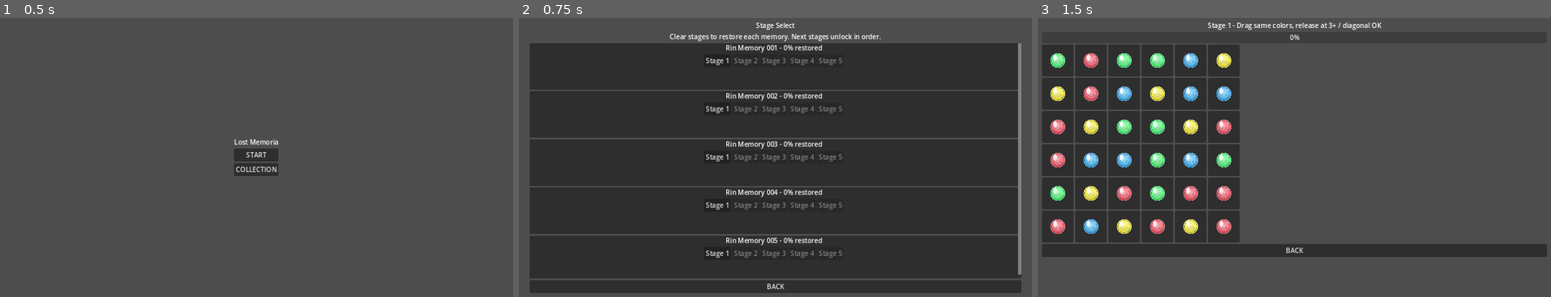
Above: before the commit, frames 1-3 (left to right).
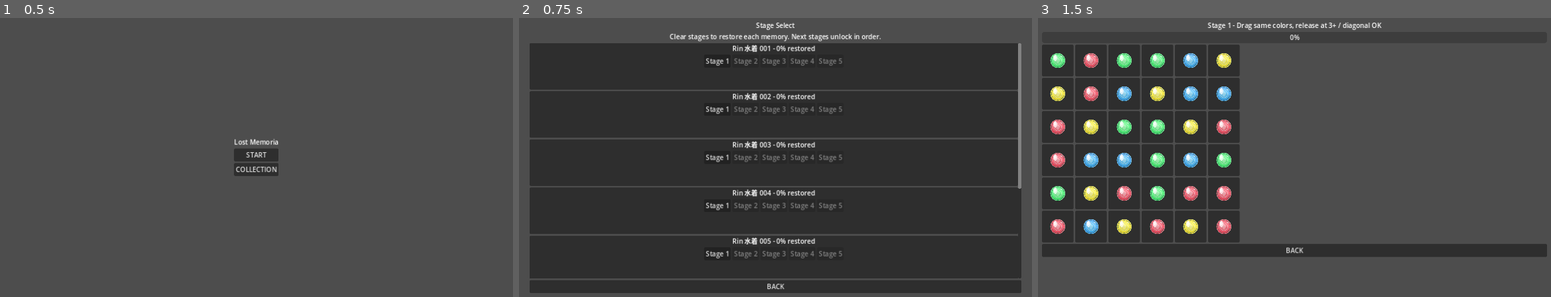
Above: after the commit, the same moments.

Repository: uzupiyo/Lost-Memoria
Game: Godot game, scene res://scenes/title/title.tscn
Same seed, same stepped clock (60 frames per second), same inputs: the game is played once before the commit and once after it.
Inputs:
- Up to frame 1 (0.5 s): no input
- Up to frame 2 (0.75 s): click "START" at 0.5 s
- Up to frame 3 (1.5 s): click "Stage 1" at 1.25 s

Frame 1 is identical in both runs. In frame 2, 2.3% of the frame differs, in the area x 36-98%, y 9-93%; in frame 3, nothing differs.

Commit message:
Organize still definitions by character and situation

Diff:
--- a/scripts/game_state.gd
+++ b/scripts/game_state.gd
@@ -2,37 +2,71 @@
 
 const STILL_STAGE_COUNT: int = 5
 
-var selected_still_id: String = "rin_001"
+var selected_still_id: String = "rin_swimsuit_001"
 var selected_stage_index: int = 0
 
 var stills: Dictionary = {
-	"rin_001": {
-		"title": "Rin Memory 001",
-		"image_path": "res://assets/stills/rin/Rin001.png",
+	"rin_swimsuit_001": {
+		"character": "Rin",
+		"situation": "水着",
+		"title": "Rin 水着 001",
+		"image_path": "res://assets/stills/Rin/水着/Rin001.png",
 		"unlocked_stages": 0,
 		"total_stages": STILL_STAGE_COUNT
 	},
-	"rin_002": {
-		"title": "Rin Memory 002",
-		"image_path": "res://assets/stills/rin/Rin002.png",
+	"rin_swimsuit_002": {
+		"character": "Rin",
+		"situation": "水着",
+		"title": "Rin 水着 002",
+		"image_path": "res://assets/stills/Rin/水着/Rin002.png",
 		"unlocked_stages": 0,
 		"total_stages": STILL_STAGE_COUNT
 	},
-	"rin_003": {
-		"title": "Rin Memory 003",
-		"image_path": "res://assets/stills/rin/Rin003.png",
+	"rin_swimsuit_003": {
+		"character": "Rin",
+		"situation": "水着",
+		"title": "Rin 水着 003",
+		"image_path": "res://assets/stills/Rin/水着/Rin003.png",
 		"unlocked_stages": 0,
 		"total_stages": STILL_STAGE_COUNT
 	},
-	"rin_004": {
-		"title": "Rin Memory 004",
-		"image_path": "res://assets/stills/rin/Rin004.png",
+	"rin_swimsuit_004": {
+		"character": "Rin",
+		"situation": "水着",
+		"title": "Rin 水着 004",
+		"image_path": "res://assets/stills/Rin/水着/Rin004.png",
 		"unlocked_stages": 0,
 		"total_stages": STILL_STAGE_COUNT
 	},
-	"rin_005": {
-		"title": "Rin Memory 005",
-		"image_path": "res://assets/stills/rin/Rin005.png",
+	"rin_swimsuit_005": {
+		"character": "Rin",
+		"situation": "水着",
+		"title": "Rin 水着 005",
+		"image_path": "res://assets/stills/Rin/水着/Rin005.png",
+		"unlocked_stages": 0,
+		"total_stages": STILL_STAGE_COUNT
+	},
+	"rin_halloween_001": {
+		"character": "Rin",
+		"situation": "ハロウィン",
+		"title": "Rin ハロウィン 001",
+		"image_path": "res://assets/stills/Rin/ハロウィン/RinHalloween001.png",
+		"unlocked_stages": 0,
+		"total_stages": STILL_STAGE_COUNT
+	},
+	"moka_normal_001": {
+		"character": "Moka",
+		"situation": "通常",
+		"title": "Moka 通常 001",
+		"image_path": "res://assets/stills/Moka/通常/Moka001.png",
+		"unlocked_stages": 0,
+		"total_stages": STILL_STAGE_COUNT
+	},
+	"moka_swimsuit_001": {
+		"character": "Moka",
+		"situation": "水着",
+		"title": "Moka 水着 001",
+		"image_path": "res://assets/stills/Moka/水着/MokaSwimsuit001.png",
 		"unlocked_stages": 0,
 		"total_stages": STILL_STAGE_COUNT
 	}
